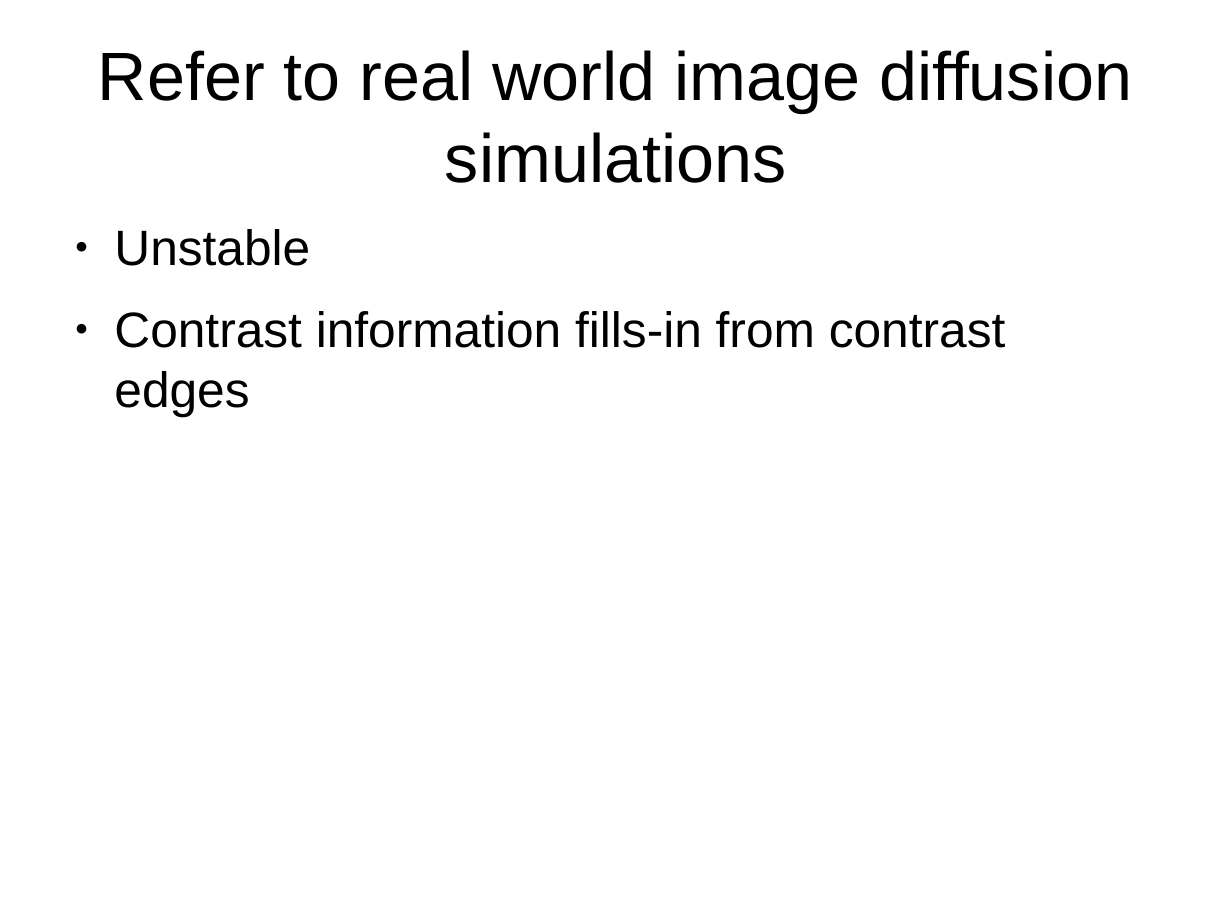
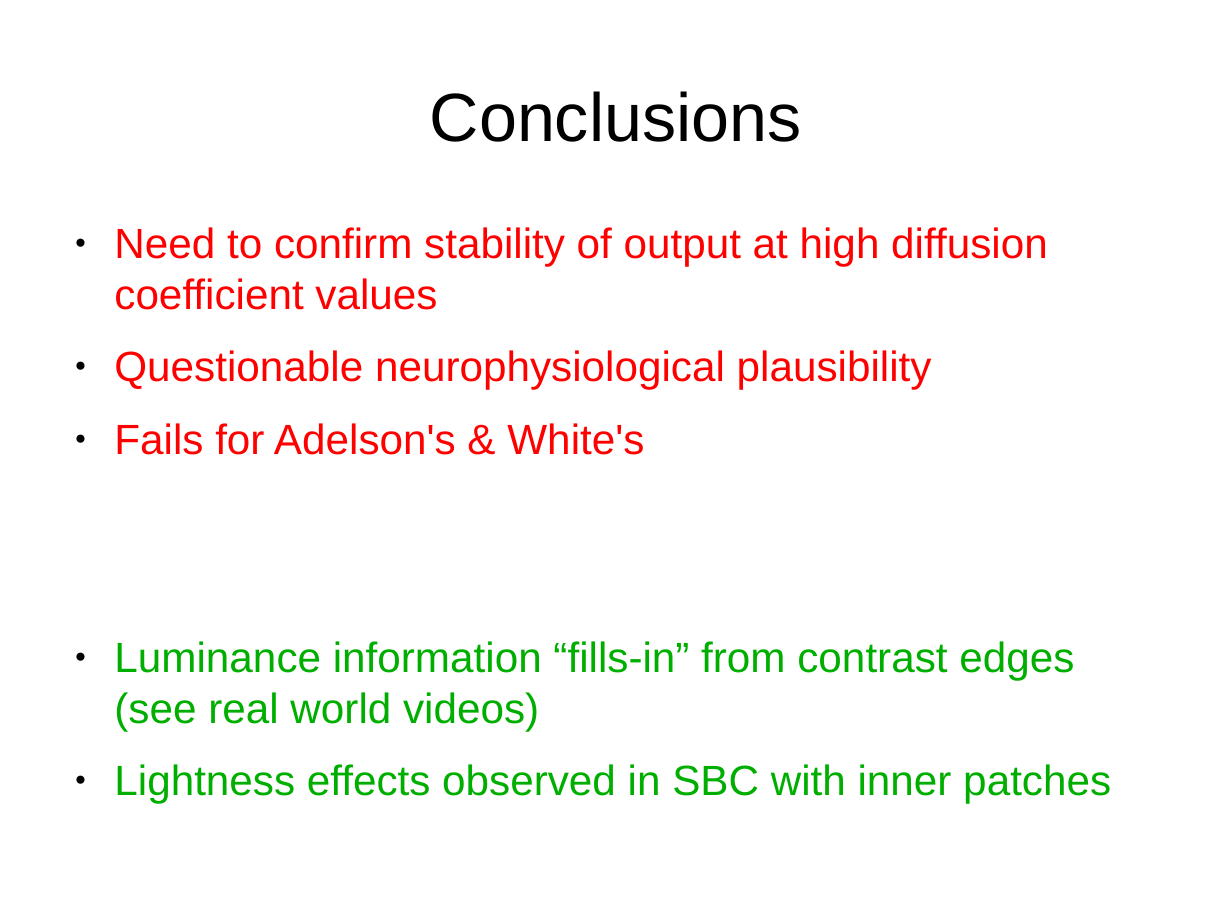
Before and after one commit to TUBvision/contAdapt_francis, a slide deck: slide 16 of Documents/Dynamic normalization model .odp (slide 8 before the commit). Drawn at 1232x924 pixels with LibreOffice and Linux fonts; fonts in the diff are those of the drawing. Boxes give left, top, right and bottom in pixels: in the first picture for what was removed or moved away, otherwise in the second. Text is boxed around its words. In the diff, an @@ line names an element or a change of style, - is before the commit and + after.

```diff
--- a/Documents/Dynamic normalization model .odp
+++ b/Documents/Dynamic normalization model .odp
@@ title at box(430, 91, 802, 142): text changed @@
-Refer to real world image diffusion simulations
+Conclusions
@@ text at box(114, 227, 1111, 804): text changed; size 32 to 27.2 pt; text colour #000000 to #FF0000 @@
-● Unstable
-● Contrast information fills-in from contrast edges
+● Need to confirm stability of output at high diffusion coefficient values
+● Questionable neurophysiological plausibility
+● Fails for Adelson's & White's
+● Luminance information “fills-in” from contrast edges (see real world videos)
+● Lightness effects observed in SBC with inner patches
```
Also in this commit, not shown: 5 other slides changed, 10 slides added, 2 slides removed, 10 other files.
